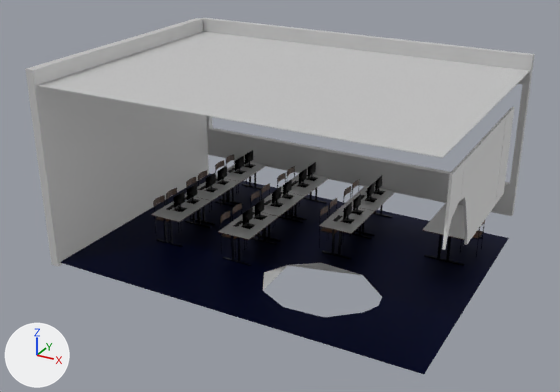
A saved change to the OBJ model assets/models/ClaudeChappe/salle_classe_haut08.obj.
One viewpoint serves both versions: a camera (50 mm lens) standing at (-4.4, 19.3, 29.7) and looking at (-23.5, 53.9, 12.4). Lighting does not change. The marker at lower left points along +X, +Y and +Z. Where no turn or scale is listed for an object, it has been applied to the vertices.

In view in the first picture: 'plafond_classe.022'.
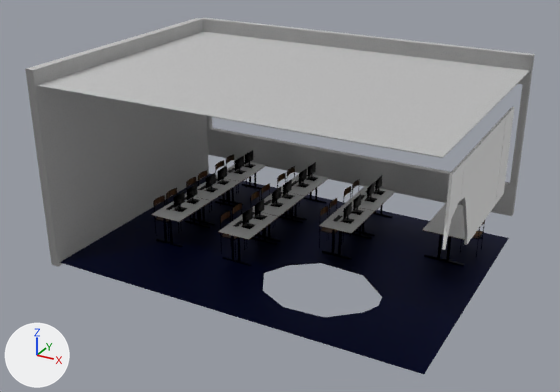
Pixel boxes [x1, y1, x2, y2] of what changed, in the pictures (560 x 392 px):
'plafond_classe.022', surface changed, reshaped: [25, 18, 535, 374] in both
part 1 of me_plafond_classe_022, deleted: before [263, 263, 361, 290]
part 2 of me_plafond_classe_022, surface changed: [25, 18, 535, 291] in both

The change, as a list of edits to the scene's bpy script:
```text
Change mat_plastic_white_material:
    where n6 = _N.new('ShaderNodeNormalMap'); n6.name = 'Normal Map'
    remove n6.inputs[0].default_value = 0.0  # 'Strength'
Change me_plafond_classe_022:
    used by ob_plafond_classe_022; location = (0.0, 0.0, 0.0)
    verts and faces of me_plafond_classe_022; kept vertices keep their numbers, new ones are numbered from 2957
    before: 12 (-23.2, 51.6, 8.7) at pixel (264, 272), 13 (-22.3, 49.9, 8.7) at pixel (262, 290), 14 (-22.5, 53.0, 8.7) at pixel (288, 264), 18 (-18.4, 54.0, 8.7) at pixel (362, 274), 20 (-21.0, 54.2, 8.7) at pixel (321, 262)
    before: 24 (-23.2, 51.6, 8.7) at pixel (264, 273), 25 (-22.3, 49.9, 8.7) at pixel (262, 291), 26 (-22.5, 53.0, 8.7) at pixel (288, 265), 30 (-18.4, 54.0, 8.7) at pixel (362, 275), 32 (-21.0, 54.2, 8.7) at pixel (321, 263)
    remove me_plafond_classe_022.from_pydata(...)  # 2957 vertices, 5080 faces; spans x -34.4..-12.5, y 47.0..62.6, z 8.5..19.8
    add me_plafond_classe_022.from_pydata(...)  # 2957 vertices, 5072 faces; spans x -34.4..-12.5, y 47.0..62.6, z 8.5..19.8
    me_plafond_classe_022 part 1
    add delete_faces([(20, 26, 30), (13, 24, 14), (26, 32, 30), (18, 20, 30), (14, 26, 20), (14, 24, 26)])
    add delete_faces([(12, 13, 14), (13, 25, 24)])
    me_plafond_classe_022 part 2: 5072 kept faces spanning x -34.4..-12.5, y 47.0..62.6, z 8.5..19.8 get new texture (UV) coordinates
```
